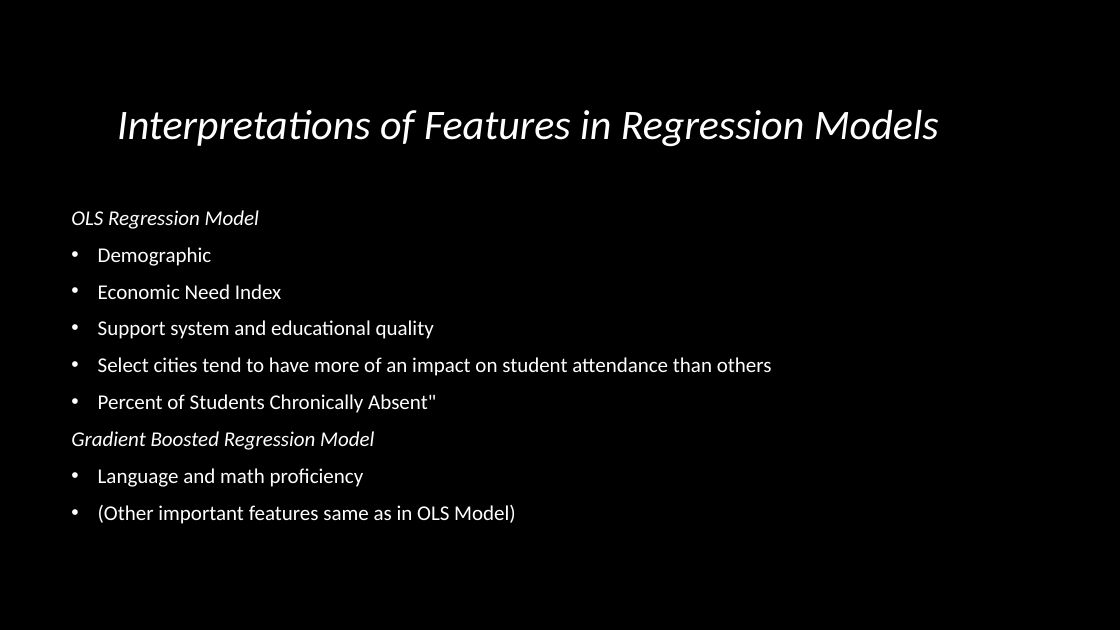
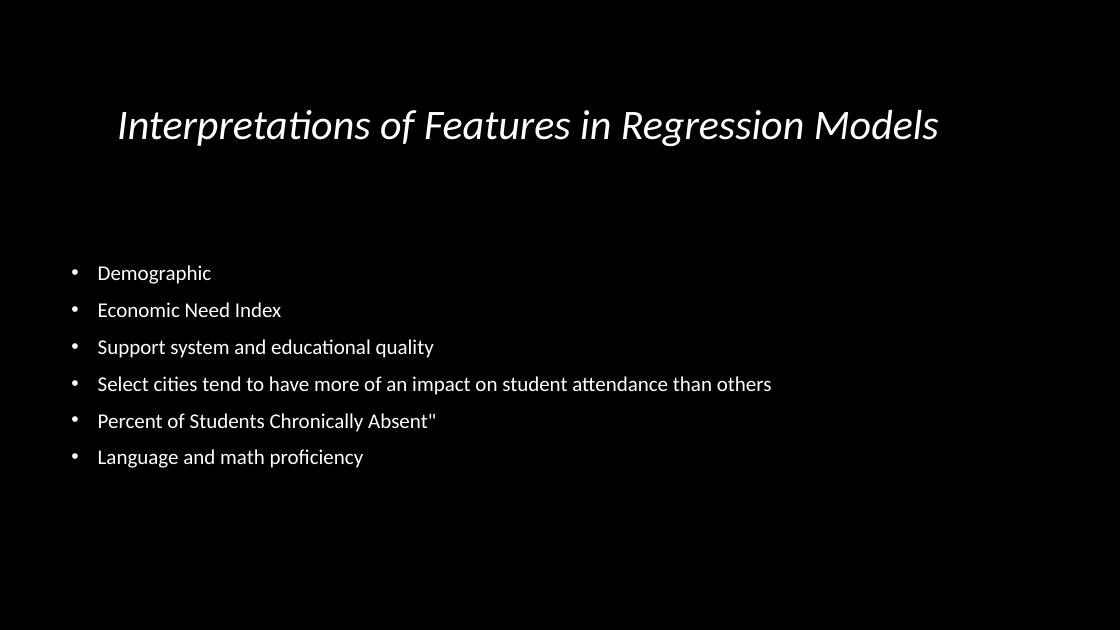
Before and after one commit to ayan1995/Thinkful, a slide deck: slide 13 of Bootcamp/Unit 3 Deeper into Supervised Learning/Supervised Learning Capstone/data-science-for-good/PASSNYC Capstone Predicting Attendance .pptx (slide 16 before the commit). Drawn at 1120x630 pixels with LibreOffice and Linux fonts; fonts in the diff are those of the drawing; background and template pictures are left out. Boxes give left, top, right and bottom in pixels: in the first picture for what was removed or moved away, otherwise in the second. Text is boxed around its words. In the diff, an @@ line names an element or a change of style, - is before the commit and + after.

```diff
--- a/Bootcamp/Unit 3 Deeper into Supervised Learning/Supervised Learning Capstone/data-science-for-good/PASSNYC Capstone Predicting Attendance .pptx
+++ b/Bootcamp/Unit 3 Deeper into Supervised Learning/Supervised Learning Capstone/data-science-for-good/PASSNYC Capstone Predicting Attendance .pptx
@@ text at [71,210,259,229]: paragraph removed @@
-OLS Regression Model
@@ text at [71,431,374,450]: paragraph removed @@
-Gradient Boosted Regression Model
@@ text at [98,505,516,524]: paragraph removed @@
-• (Other important features same as in OLS Model)
```
Also in this commit, not shown: 4 other slides changed, 3 slides removed, 2 other files.
